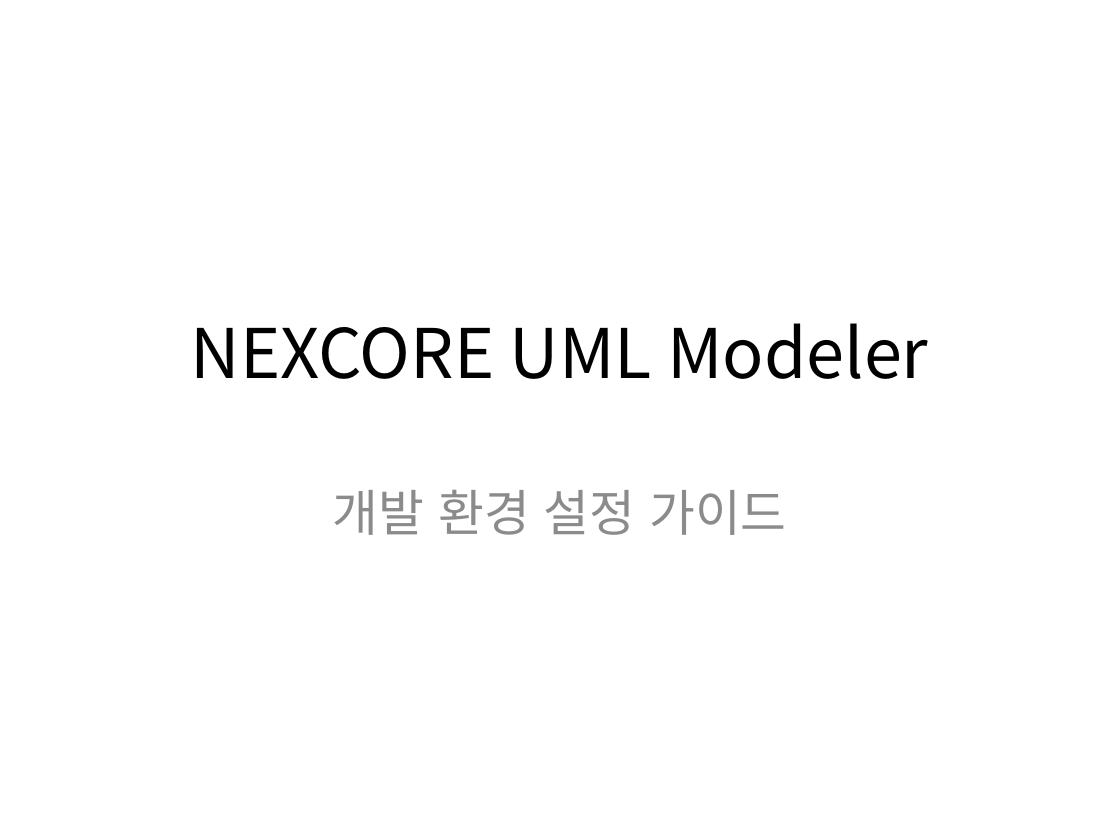
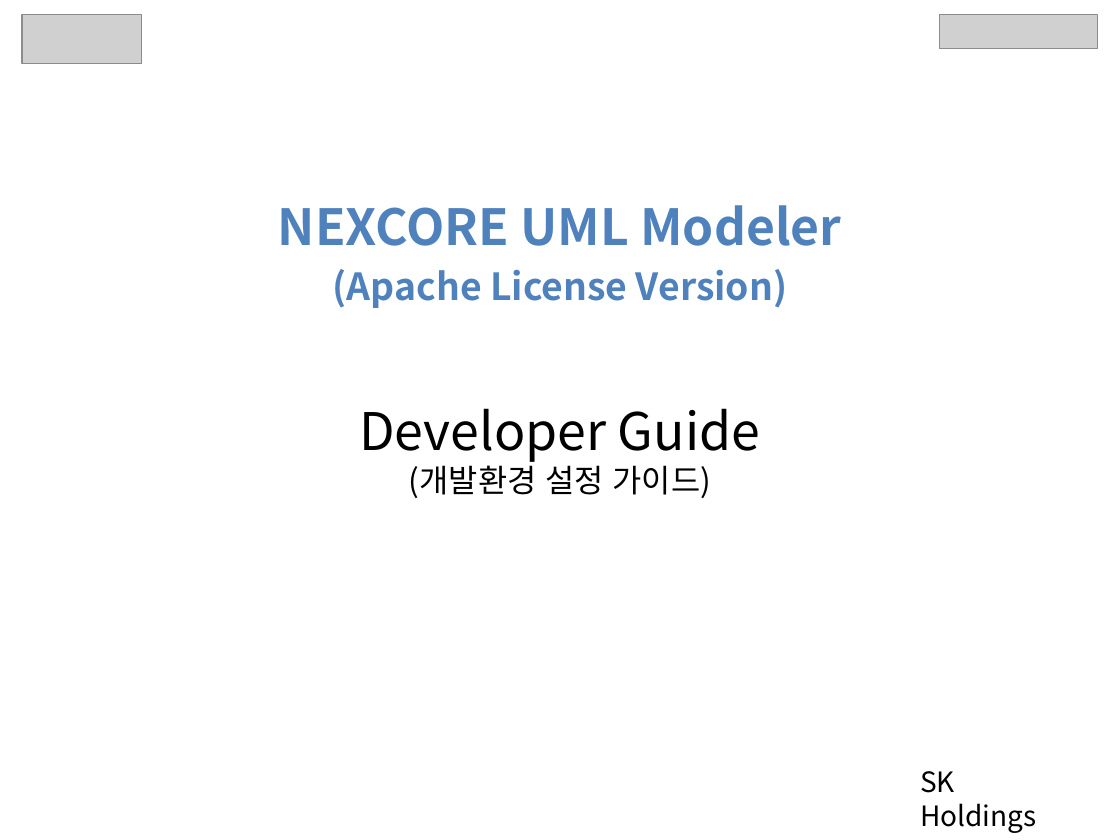
Before and after one commit to hgmin777/NEXCORE-UML-Modeler, a slide deck: slide 1 of wiki_files/NEXCORE UML Modeler_Developer Guide.pptx. Drawn at 1120x840 pixels with LibreOffice and Linux fonts; fonts in the diff are those of the drawing; grey boxes stand for pictures. Boxes give left, top, right and bottom in pixels: in the first picture for what was removed or moved away, otherwise in the second. Text is boxed around its words. In the diff, an @@ line names an element or a change of style, - is before the commit and + after.

Commit message:
Modify format (Dev. Guide)

```diff
--- a/wiki_files/NEXCORE UML Modeler_Developer Guide.pptx
+++ b/wiki_files/NEXCORE UML Modeler_Developer Guide.pptx
@@ picture added at [22,15,142,64] @@
@@ picture added at [940,15,1099,48] @@
@@ text "NEXCORE UML Modeler": place and size @@
-text "NEXCORE UML Modeler" at [191,323,928,379]
+text "NEXCORE UML Modeler" at [278,205,841,308]
@@ text "NEXCORE UML Modeler" at [278,205,841,308]: vertical alignment middle to top @@
@@ text at [278,205,841,246]: size 44 to 32 pt, text colour #000000 to #4F81BD, bold on in "NEXCORE UML Modeler"; more space between paragraphs @@
@@ text at [333,269,787,308]: paragraph added @@
+(Apache License Version)
@@ text at [359,408,760,498]: text changed; size 32 to 33.3 pt; text colour #8C8C8C to #000000 @@
-개발 환경 설정 가이드
+Developer Guide
+(개발환경 설정 가이드)
@@ text added at [920,771,1036,833], 18 pt, text #000000 @@
+SK Holdings
```
Also in this commit, not shown: 16 other slides changed, 1 slide added.
